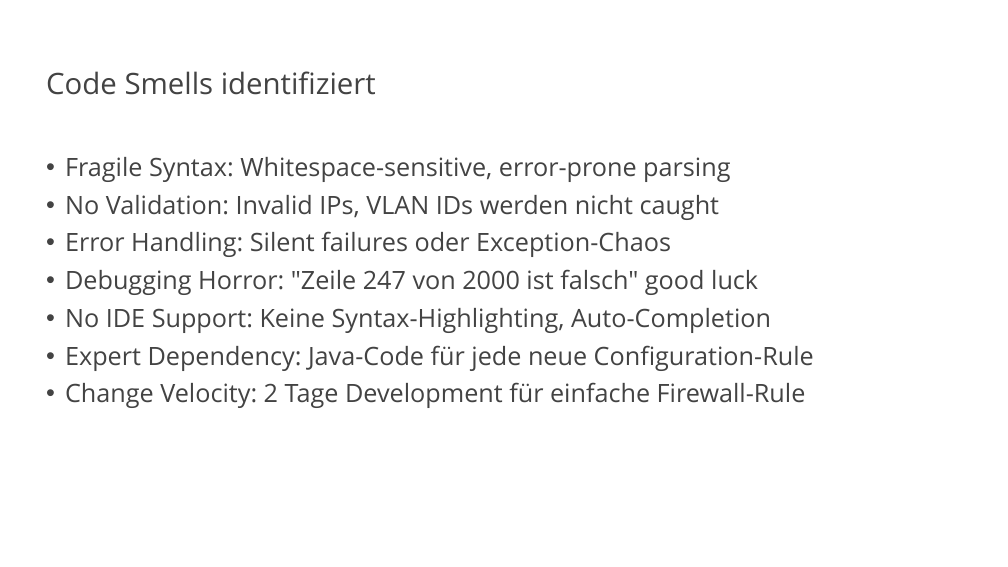
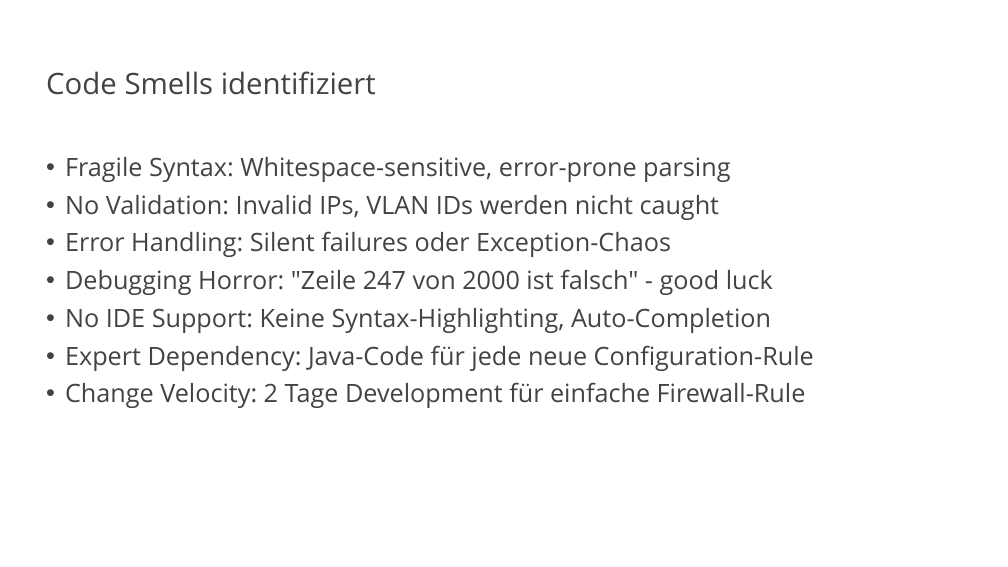
Before and after one commit to vanillacore-net/september-2025-telekom-training, a slide deck: slide 20 of presentations/powerpoint/block4-presentation.pptx (slide 16 before the commit). Drawn at 1008x567 pixels with LibreOffice and Linux fonts; fonts in the diff are those of the drawing; background and template pictures are left out. Boxes give left, top, right and bottom in pixels: in the first picture for what was removed or moved away, otherwise in the second. Text is boxed around its words. In the diff, an @@ line names an element or a change of style, - is before the commit and + after.

```diff
--- a/presentations/powerpoint/block4-presentation.pptx
+++ b/presentations/powerpoint/block4-presentation.pptx
@@ text at (x1=65, y1=269, x2=773, y2=295): text changed @@
-• Debugging Horror: "Zeile 247 von 2000 ist falsch" good luck
+• Debugging Horror: "Zeile 247 von 2000 ist falsch" - good luck
```
Also in this commit, not shown: 17 other slides changed, 7 slides added, 2 other files.
